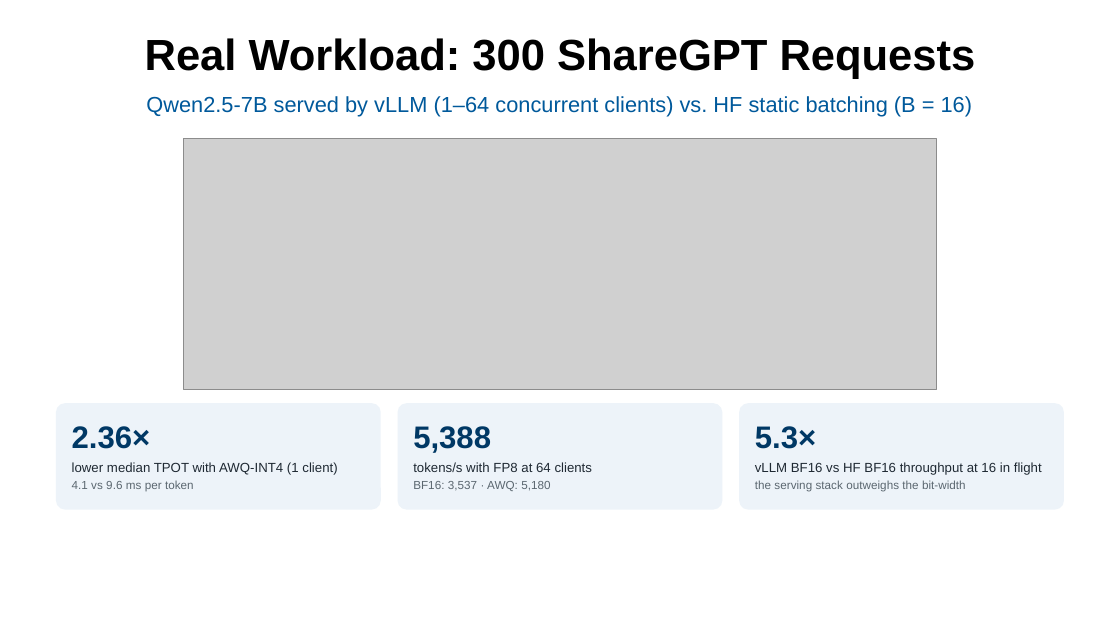
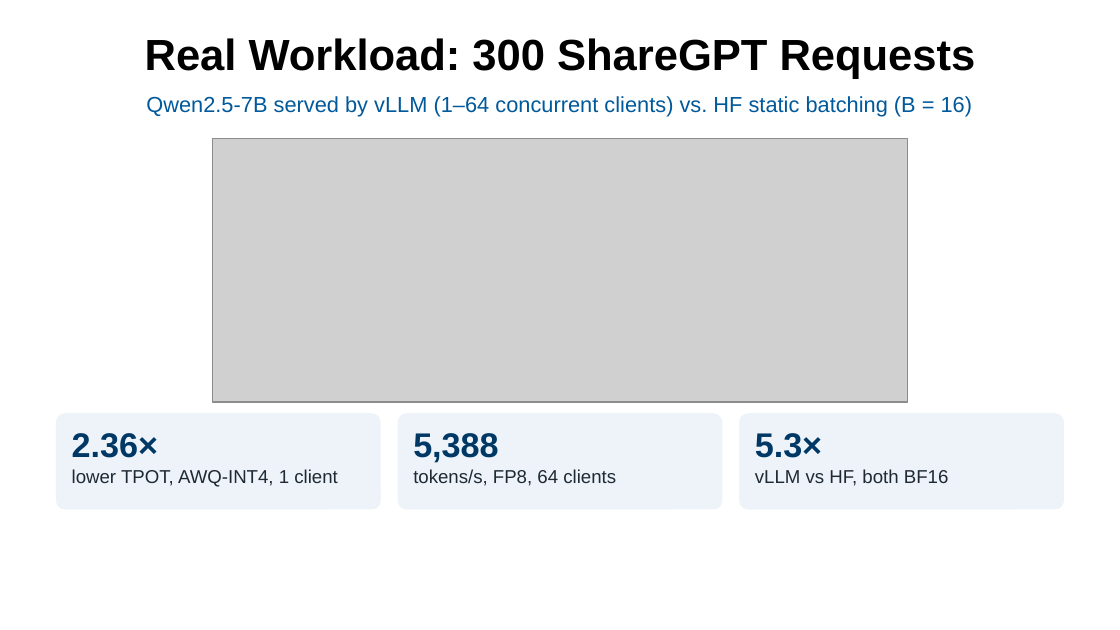
Before and after one commit to zz9tf/6359-SYS-ARCHITECT-course-work, a slide deck: slide 8 of final_project/slides/final_presentation.pptx. Drawn at 1120x630 pixels with LibreOffice and Linux fonts; fonts in the diff are those of the drawing; grey boxes stand for pictures; background and template pictures are left out. Boxes give left, top, right and bottom in pixels: in the first picture for what was removed or moved away, otherwise in the second. Text is boxed around its words. In the diff, an @@ line names an element or a change of style, - is before the commit and + after.

```diff
--- a/final_project/slides/final_presentation.pptx
+++ b/final_project/slides/final_presentation.pptx
@@ picture: place and size @@
-picture at (184,139,936,390)
+picture at (213,139,907,402)
@@ rounded rectangle: place and size @@
-rounded rectangle at (56,403,381,510)
+rounded rectangle at (56,413,381,510)
@@ rounded rectangle: place and size @@
-rounded rectangle at (398,403,722,510)
+rounded rectangle at (398,413,722,510)
@@ proportions changed in 3 elements at (56,413,381,510), (398,413,722,510), (739,413,1064,510) @@
@@ rounded rectangle: place and size @@
-rounded rectangle at (739,403,1064,510)
+rounded rectangle at (739,413,1064,510)
@@ 3 texts: place and size @@
-3 texts at (72,426,816,453)
+3 texts at (72,433,822,463)
@@ size 20 to 22 pt in 3 elements at (413,433,498,463), (755,433,822,458), (72,433,158,458) @@
@@ text at (72,469,337,487): text changed; size 8.5 to 12 pt @@
-lower median TPOT with AWQ-INT4 (1 client)
-4.1 vs 9.6 ms per token
+lower TPOT, AWQ-INT4, 1 client
@@ text at (413,469,616,486): text changed; size 8.5 to 12 pt @@
-tokens/s with FP8 at 64 clients
-BF16: 3,537 · AWQ: 5,180
+tokens/s, FP8, 64 clients
@@ text at (755,469,949,486): text changed; size 8.5 to 12 pt @@
-vLLM BF16 vs HF BF16 throughput at 16 in flight
-the serving stack outweighs the bit-width
+vLLM vs HF, both BF16
```
Also in this commit, not shown: 10 other slides changed, 30 other files.
